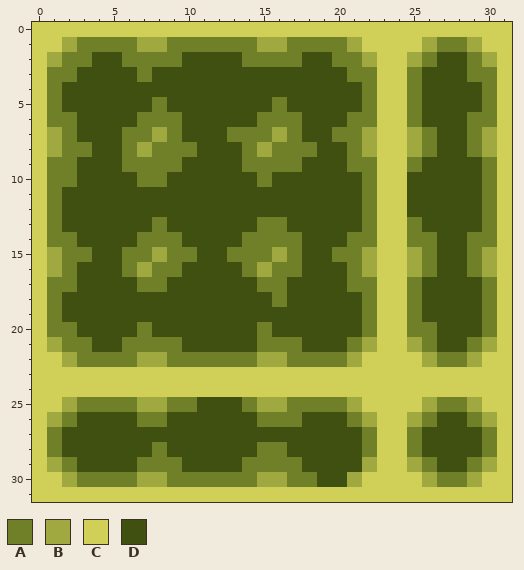
Pixel-art file, stored at Assets/Art/Floor/AS_Floor_Soil_Watered.aseprite. Above, as it was before the edit.
32x32 pixels, 1 frame.
Visible layers, top first: "Layer 2", "Layer 1", "Background".
Palette (. is transparent): A #708028  B #a0a840  C #d0d058  D #405010
Pixels before, first column x 0:
 0 CCCCCCCCCCCCCCCCCCCCCCCCCCCCCCCC
 1 CCBAAAABBAAAAAABBAAAABCCCCBAABCC
 2 CBAADDAAAADDDDAAAADDAABCCBADDABC
 3 CAADDDDADDDDDDDDDDDDDAACCADDDAAC
 4 CADDDDDDDDDDDDDDDDDDDDACCADDDDAC
 5 CADDDDDDADDDDDDDADDDDDACCADDDDAC
 6 CAADDDDAAADDDDDAAADDDAACCADDDAAC
 7 CBADDDAABADDDAAABADDAABCCBADDABC
 8 CBAADDABAAADDDABAAADDABCCBADDABC
 9 CAADDDAAAADDDDAAAADDDAACCADDDDAC
10 CAADDDDAADDDDDDADDDDDDACCDDDDDAC
11 CADDDDDDDDDDDDDDDDDDDDACCDDDDDAC
12 CADDDDDDDDDDDDDDDDDDDDACCDDDDDAC
13 CADDDDDDADDDDDDAADDDDDACCADDDDAC
14 CAADDDDAAADDDDAAAADDDAACCAADDAAC
15 CBAADDAABAADDAAABADDAABCCBADDABC
16 CBADDDABAADDDDABAADDDABCCBADDABC
17 CAADDDDAADDDDDDAADDDDAACCADDDDAC
18 CADDDDDDDDDDDDDDADDDDDACCADDDDAC
19 CADDDDDDDDDDDDDDDDDDDDACCADDDDAC
20 CAADDDDADDDDDDDADDDDDDACCAADDDAC
21 CBAADDAAAADDDDDAAADDDABCCBADDABC
22 CCBAAAABBAAAAAABBAAAABCCCCBAABCC
23 CCCCCCCCCCCCCCCCCCCCCCCCCCCCCCCC
24 CCCCCCCCCCCCCCCCCCCCCCCCCCCCCCCC
25 CCBAAAABBAADDDABBAAAABCCCCBAABCC
26 CBADDDDAADDDDDDAAADDDABCCBADDABC
27 CADDDDDDDDDDDDDDDDDDDDACCADDDDAC
28 CADDDDDDADDDDDDAADDDDDACCADDDDAC
29 CBADDDDAAADDDDAAAADDDDBCCBADDABC
30 CCBAAAABBAAAAAABBAADDBCCCCBAABCC
31 CCCCCCCCCCCCCCCCCCCCCCCCCCCCCCCC
New version:
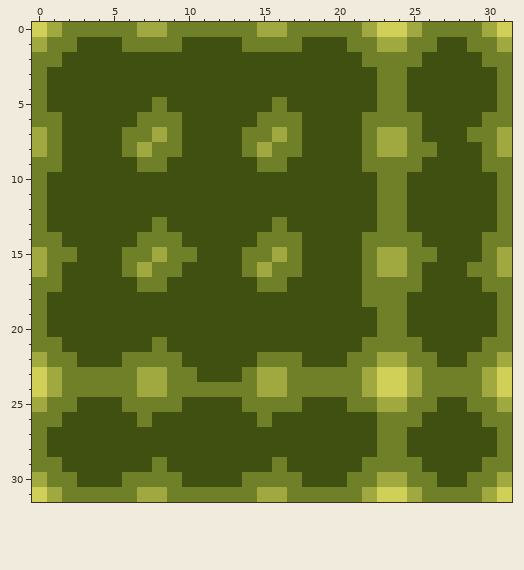
Difference:
Changed rows in their new state; - is an unchanged pixel.
Layers "Layer 2", "Layer 1":
first column x 0:
 0 -BAAAAABBAAAAAABBAAAAAB--BAAAAB-
 1 BAADDD-AA-DDDD-AA-DDDAABBAADDAAB
 2 AADD--DDDD----DDDD--DDAAAAD--DAA
 3 ADD----D-------------DDAAD---DDA
 4 AD--------------------DAAD----DA
 5 AD--------------------DAAD----DA
 6 A-D------------------D-AA----D-A
 7 BAD----------D------DDABBAD---AB
 8 BADD------D-------D--DABBA---DAB
 9 A-D---D--D----D--D---D-AA------A
10 ADD----DD------D------DAA-----DA
11 AD--------------------DAA-----DA
12 AD--------------------DAA-----DA
13 AD-------------D------DAAD----DA
14 A-D-----------D------D-AA-D--D-A
15 BA-D---------D------DDABBA---DAB
16 BAD------------------DABBAD---AB
17 A-D------------------D-AA------A
18 AD--------------D------AAD----DA
19 AD--------------------DAAD----DA
20 ADD----D-------D------DAADD---DA
21 AADD--DD-D-----DDD---DAAAAD--DAA
22 BAADDD-AA-DDDDDAA-DDDAABBAADDAAB
23 -BAAAAABBAADDDABBAAAAAB--BAAAAB-
24 -BAAAAABBAAAAAABBAAAAAB--BAAAAB-
25 BAADDD-AA-D----AA-DDDAABBAADDAAB
26 AAD-----D-------DD---DDAAAD--DAA
27 AD--------------------DAAD----DA
28 AD------D------DD-----DAAD----DA
29 AAD----D-D----DD-D----AAAAD--DAA
30 BAADDD-AA-DDDD-AA-D--AABBAADDAAB
31 -BAAAAABBAAAAAABBAAAAAB--BAAAAB-
Changed places in both pictures, as pixel boxes (x1, y1, x2, y2):
changed: (32, 22, 512, 502)
